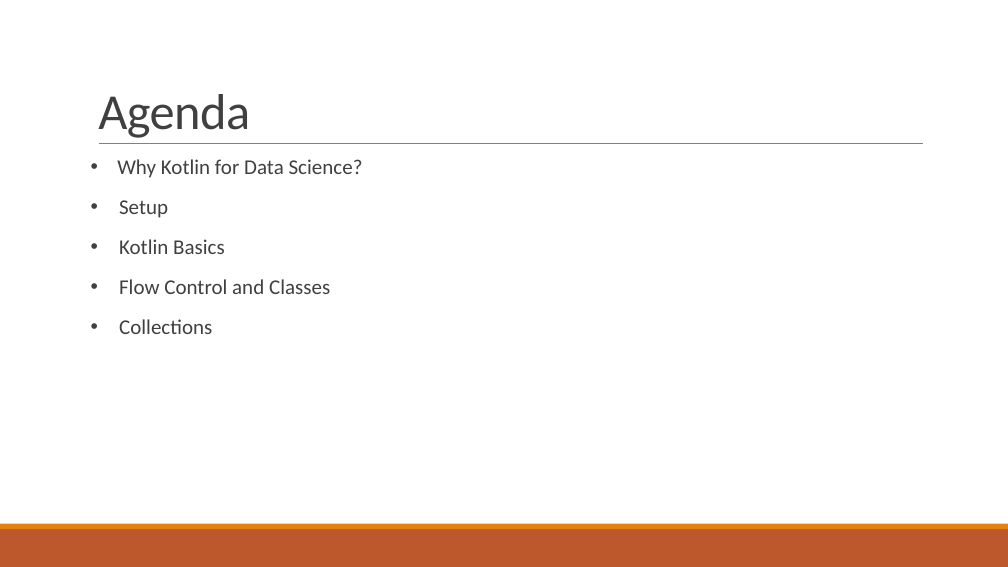
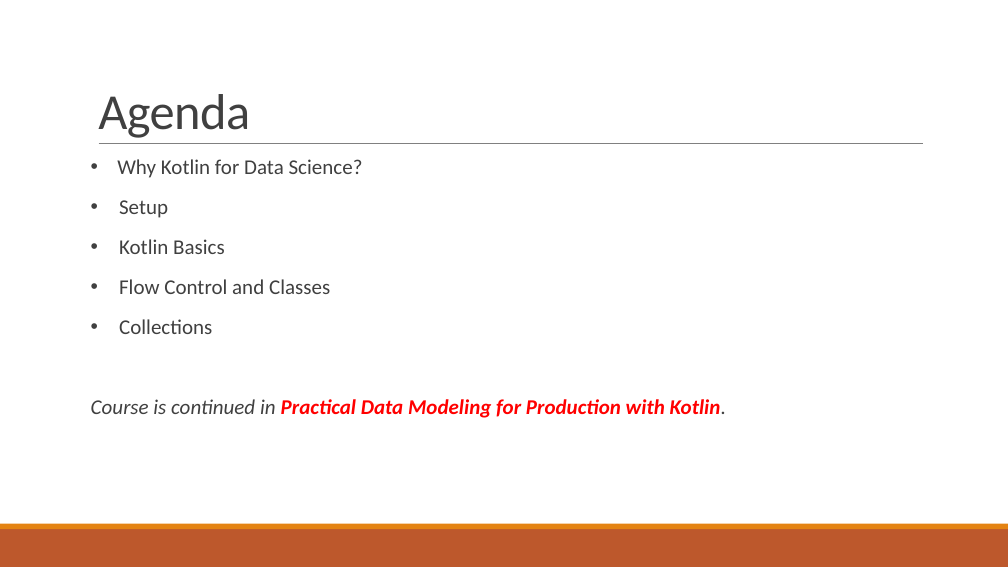
Before and after one commit to thomasnield/oreilly_kotlin_for_data_science, a slide deck: slide 3 of 1. From Data Science to Production with Kotlin/oreilly_from_data_science_to_production_with_kotlin.pptx. Drawn at 1008x567 pixels with LibreOffice and Linux fonts; fonts in the diff are those of the drawing. Boxes give left, top, right and bottom in pixels: in the first picture for what was removed or moved away, otherwise in the second. Text is boxed around its words. In the diff, an @@ line names an element or a change of style, - is before the commit and + after.

Commit message:
wip

```diff
--- a/1. From Data Science to Production with Kotlin/oreilly_from_data_science_to_production_with_kotlin.pptx
+++ b/1. From Data Science to Production with Kotlin/oreilly_from_data_science_to_production_with_kotlin.pptx
@@ text at (91,399,727,418): paragraph added @@
+Course is continued in Practical Data Modeling for Production with Kotlin.
```
